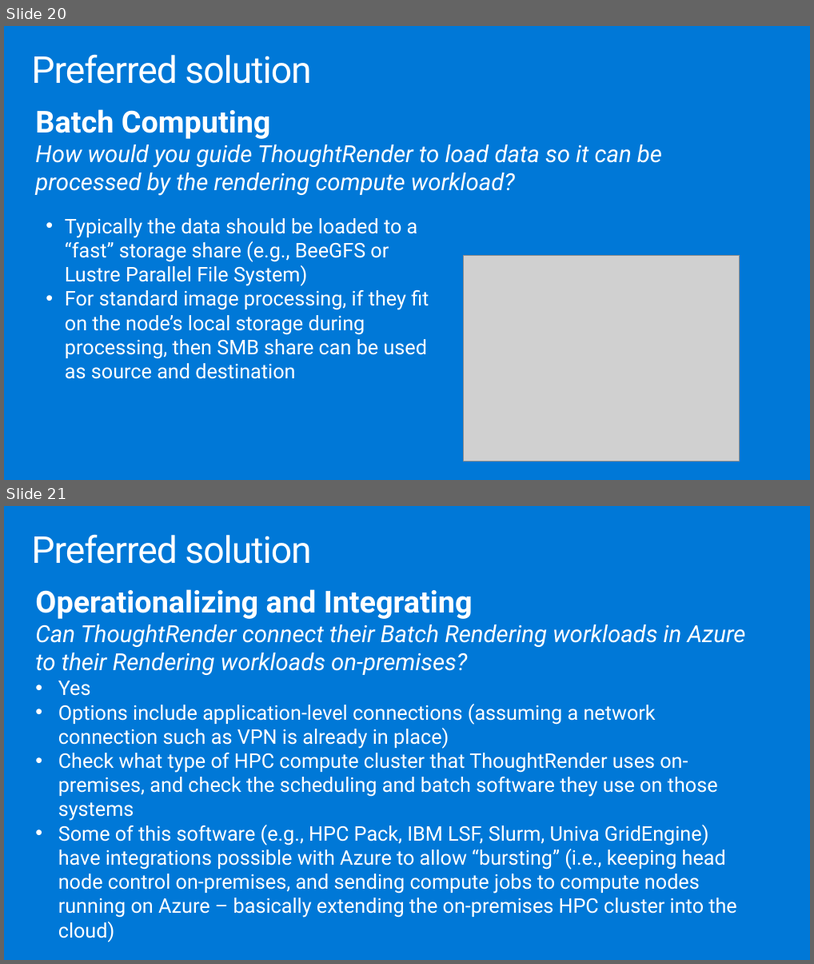
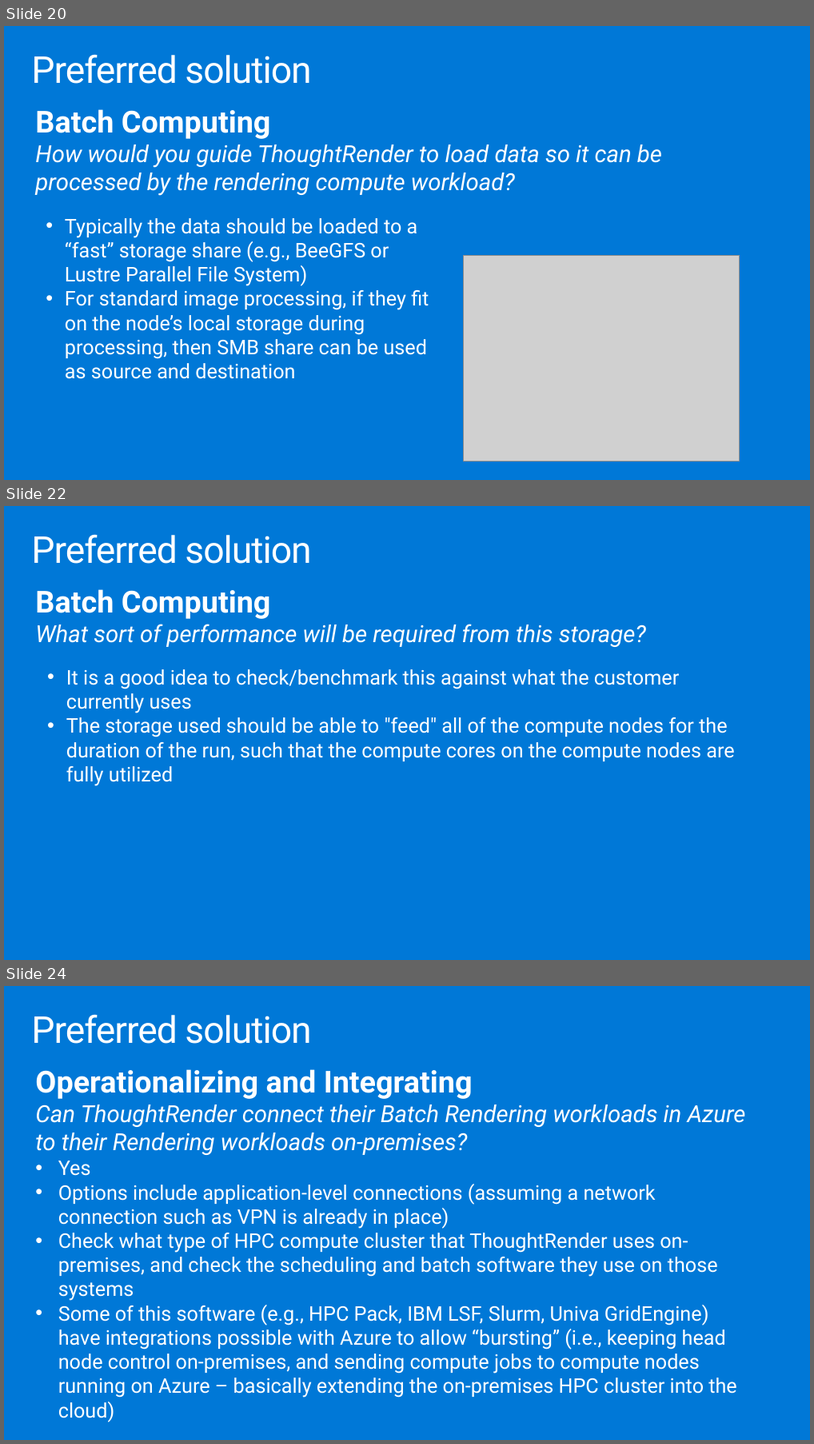
Before and after one commit to givenscj/MCW-High-Performance-Computing, a slide deck: Whiteboard design session/WDS trainer presentation - Big Compute.pptx. Shown one above the other, each under a label of ours: slides 20 and 21 before the commit, slides 20, 22 and 24 after it; the slides between them are not shown. The pictures are 814x964 and 814x1444 pixels, drawn with LibreOffice and Linux fonts; fonts in the diff are those of the drawing; grey boxes stand for pictures. Boxes give left, top, right and bottom in pixels: in the first picture for what was removed or moved away, otherwise in the second. Text is boxed around its words. In the diff, an @@ line names an element or a change of style, - is before the commit and + after.

```diff
--- a/Whiteboard design session/WDS trainer presentation - Big Compute.pptx
+++ b/Whiteboard design session/WDS trainer presentation - Big Compute.pptx
@@ slide 22 added at [4, 506, 810, 960], background #0078D7 @@
@@ title added at [31, 534, 311, 564], 44.1 pt, text #FFFFFF @@
+Preferred solution
@@ text added at [35, 589, 646, 647], 28 pt, text #FFFFFF, italic @@
+Batch Computing
+What sort of performance will be required from this storage?
@@ text added at [66, 669, 734, 786], 24 pt, text #FFFFFF @@
+• It is a good idea to check/benchmark this against what the customer currently uses
+• The storage used should be able to "feed" all of the compute nodes for the duration of the run, such that the compute cores on the compute nodes are fully utilized
@@ what was slide 21 is now slide 24 @@
```
Also in this commit, not shown: 2 slides changed, 3 other slides added.
